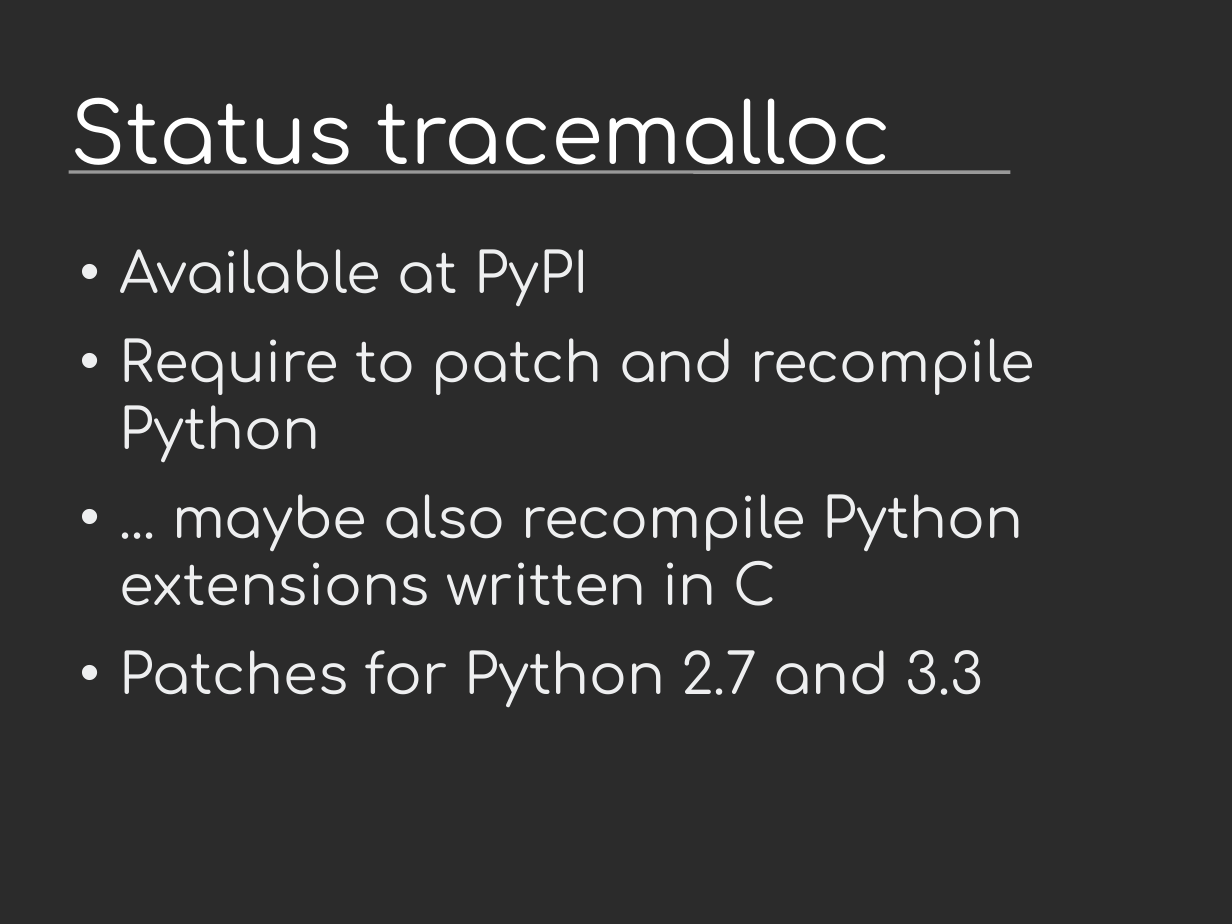
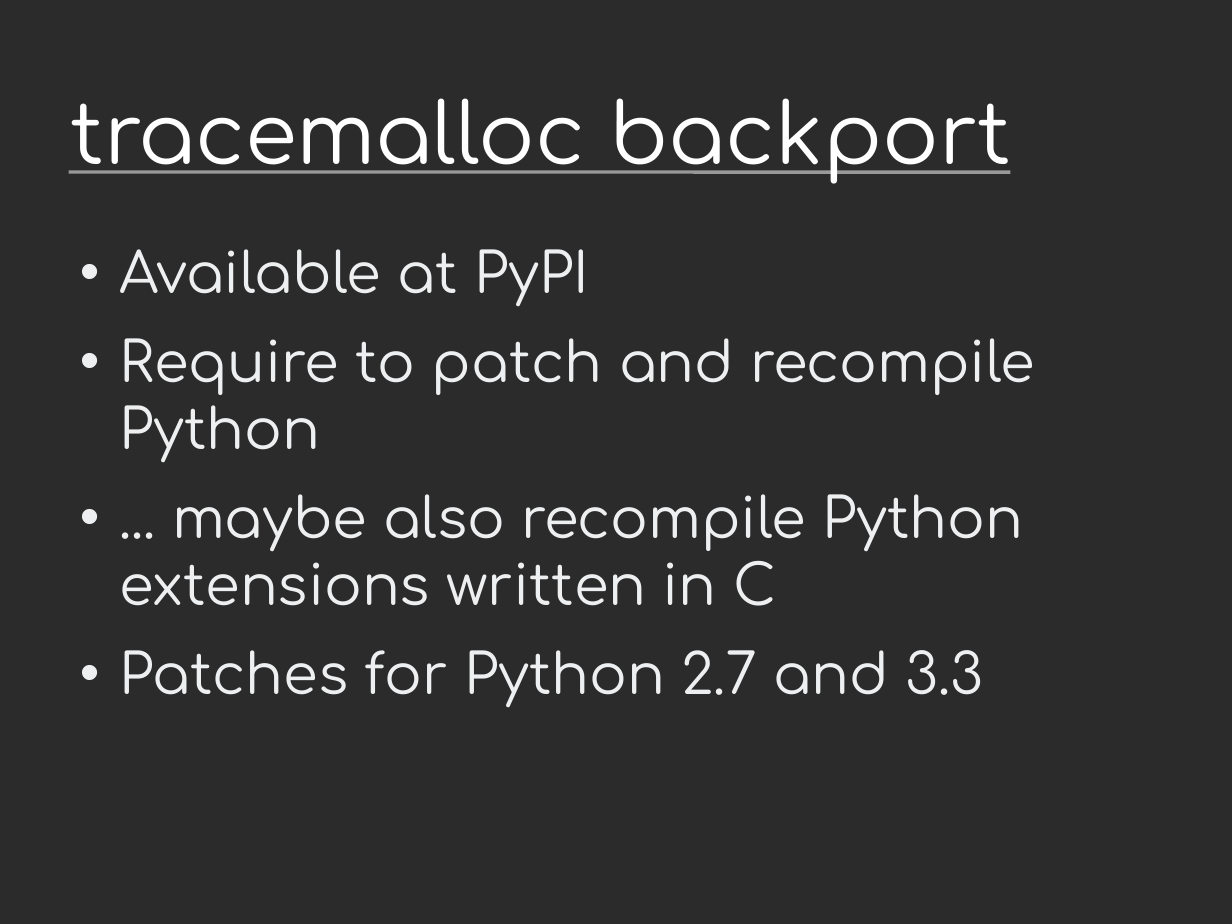
Before and after one commit to vstinner/talks, a slide deck: slide 21 of 2014-Pycon-Montreal/tracemalloc.odp (slide 20 before the commit). Drawn at 1232x924 pixels with LibreOffice and Linux fonts; fonts in the diff are those of the drawing; background and template pictures are left out; a plain dark background stands for a picture behind light text. Boxes give left, top, right and bottom in pixels: in the first picture for what was removed or moved away, otherwise in the second. Text is boxed around its words. In the diff, an @@ line names an element or a change of style, - is before the commit and + after.

Commit message:
tracemalloc

```diff
--- a/2014-Pycon-Montreal/tracemalloc.odp
+++ b/2014-Pycon-Montreal/tracemalloc.odp
@@ title at <box>71,98,1012,184</box>: text changed @@
-Status tracemalloc
+tracemalloc backport
```
Also in this commit, not shown: 6 other slides changed, 3 slides added, 7 slides removed.
